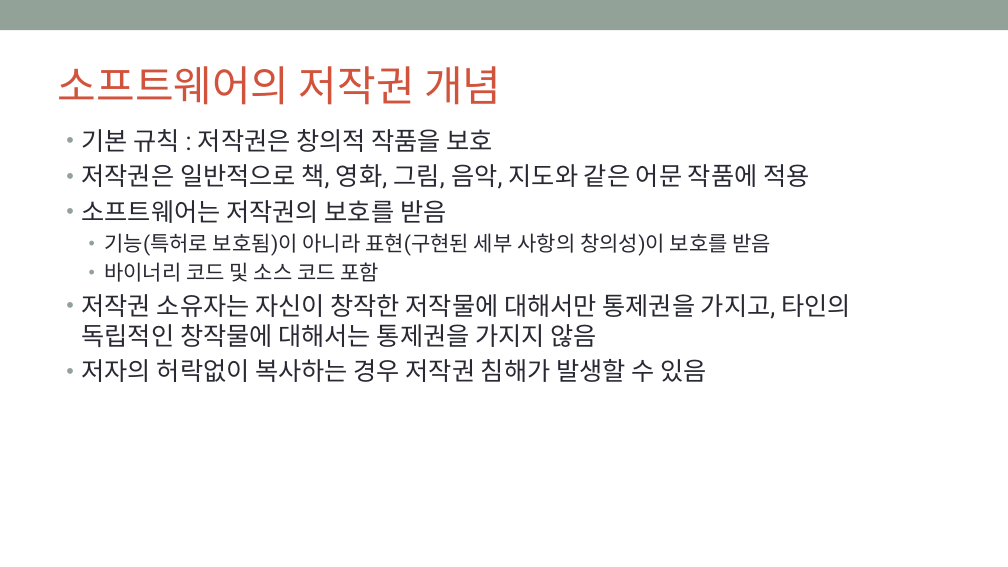
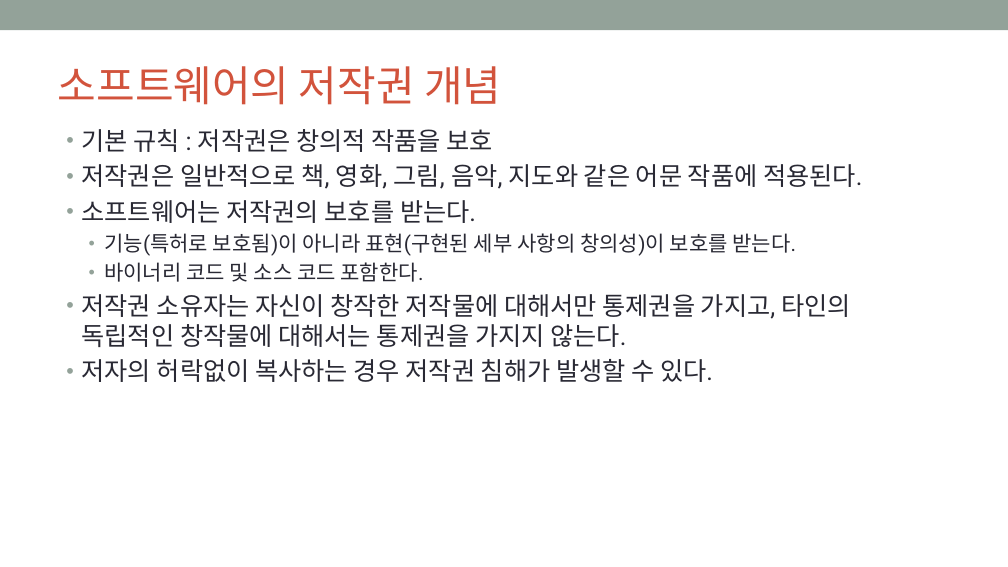
Before and after one commit to OpenChain-KWG/Curriculum-Translation-KR, a slide deck: slide 7 of target/slides/openchain-curriculum-for-1-1.pptx. Drawn at 1008x567 pixels with LibreOffice and Linux fonts; fonts in the diff are those of the drawing; background and template pictures are left out. Boxes give left, top, right and bottom in pixels: in the first picture for what was removed or moved away, otherwise in the second. Text is boxed around its words. In the diff, an @@ line names an element or a change of style, - is before the commit and + after.

```diff
--- a/target/slides/openchain-curriculum-for-1-1.pptx
+++ b/target/slides/openchain-curriculum-for-1-1.pptx
@@ text at bbox=[82, 164, 862, 382]: text changed @@
-• 저작권은 일반적으로 책, 영화, 그림, 음악, 지도와 같은 어문 작품에 적용
-• 소프트웨어는 저작권의 보호를 받음
-  • 기능(특허로 보호됨)이 아니라 표현(구현된 세부 사항의 창의성)이 보호를 받음
-  • 바이너리 코드 및 소스 코드 포함
-• 저작권 소유자는 자신이 창작한 저작물에 대해서만 통제권을 가지고, 타인의 독립적인 창작물에 대해서는 통제권을 가지지 않음
-• 저자의 허락없이 복사하는 경우 저작권 침해가 발생할 수 있음
+• 저작권은 일반적으로 책, 영화, 그림, 음악, 지도와 같은 어문 작품에 적용된다.
+• 소프트웨어는 저작권의 보호를 받는다.
+  • 기능(특허로 보호됨)이 아니라 표현(구현된 세부 사항의 창의성)이 보호를 받는다.
+  • 바이너리 코드 및 소스 코드 포함한다.
+• 저작권 소유자는 자신이 창작한 저작물에 대해서만 통제권을 가지고, 타인의 독립적인 창작물에 대해서는 통제권을 가지지 않는다.
+• 저자의 허락없이 복사하는 경우 저작권 침해가 발생할 수 있다.
```
Also in this commit, not shown: 35 other slides changed, 7 other files.
